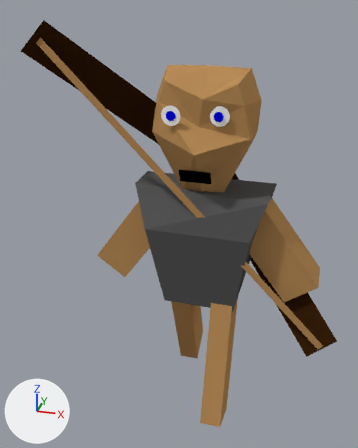
What one commit did to the Blender file King Of Kings Docs/Models/archer2.blend.
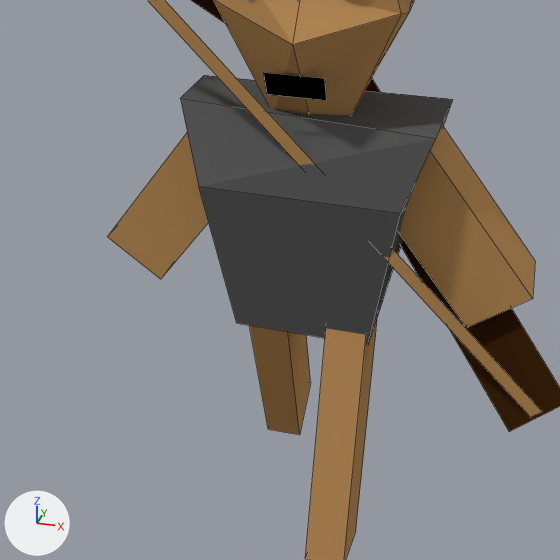
Each version is shown whole from a 50 mm lens placed at (1.6, -6.97, 7.03), pointed at (-0.47, 0.14, 3.46), then close up on the part from 12% to 93% of the width and 29% to 95% of the height. The lights are fixed; the arrows at lower left show +X, +Y and +Z. The close-ups show mesh edges as thin lines.
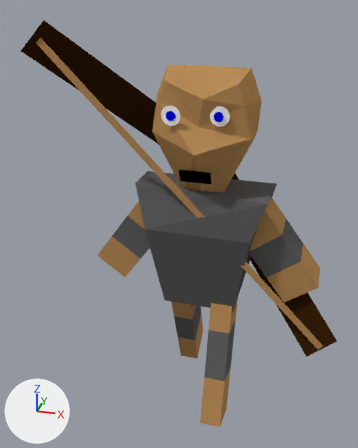
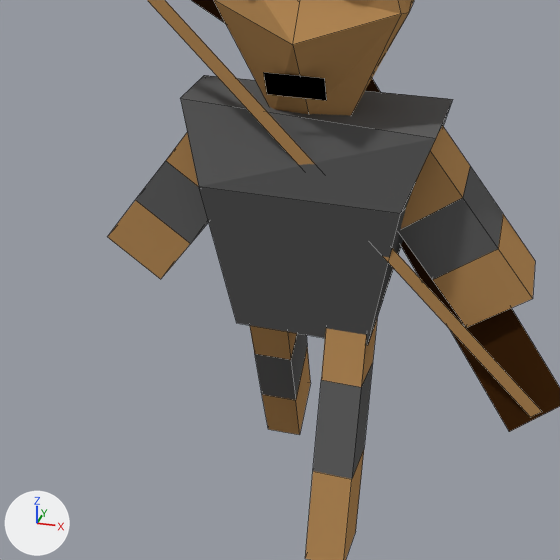
Changed parts and their boxes [x1, y1, x2, y2] in the close-ups (560 x 560 px):
part 1 of me_cube_004, built on
    both: [250, 325, 309, 403]
part 2 of me_cube_002, built on
    both: [399, 164, 507, 282]
part 3 of me_cube_003, built on
    both: [133, 146, 208, 246]
part 4 of me_cube_005, built on
    both: [310, 320, 377, 560]

The change, as a list of edits to the scene's bpy script:
```text
Change me_cube_004:
    where me_cube_004.from_pydata(...)  # 8 vertices, 6 faces; spans x -1.0..1.0, y -1.0..1.0, z -1.0..1.0
    used by ob_cube_004; location = (-0.39, 0.48, 1.44); rotation_euler = (0.455, 0.0262, 0.0549), in degrees (26, 1.5, 3.1); scale = (0.173, 0.308, 1.27)
    verts and faces of me_cube_004; kept vertices keep their numbers, new ones are numbered from 8
    me_cube_004 part 1
    add delete_faces([(0, 4, 5, 1), (1, 5, 6, 2), (2, 6, 7, 3), (0, 3, 7, 4)])
    add for new, old in zip([*range(8, 12)], [*range(0, 4)]): verts[new] = verts[old] + (0.0, 0.0, 0.67)
    add for new, old in zip([*range(12, 16)], [*range(4, 8)]): verts[new] = verts[old] + (0.0, 0.0, -0.67)
    add faces += [(0, 8, 9, 1), (1, 9, 10, 2), (2, 10, 11, 3), (0, 3, 11, 8), (4, 12, 15, 7), (6, 7, 15, 14)]  # mat_material_002 (orange #b98d59)
    add faces += [(5, 6, 14, 13), (4, 5, 13, 12)]  # mat_material_002 (orange #b98d59)
    add faces += [(8, 11, 15, 12), (10, 14, 15, 11), (9, 13, 14, 10), (8, 12, 13, 9)]  # mat_material_008 (dark grey #626262)
    add me_cube_004.materials.append(mat_material_008)  # dark grey #626262
Change me_cube_002:
    where me_cube_002.from_pydata(...)  # 8 vertices, 6 faces; spans x -1.0..1.0, y -1.0..1.0, z -1.0..1.0
    used by ob_cube_002; location = (1.14, 0.04, 3.32); rotation_euler = (0.0, -0.652, 0.0), in degrees (0, -37, 0); scale = (0.303, 0.303, 0.761)
    verts and faces of me_cube_002; kept vertices keep their numbers, new ones are numbered from 8
    me_cube_002 part 2
    add delete_faces([(0, 4, 5, 1), (1, 5, 6, 2), (2, 6, 7, 3), (0, 3, 7, 4)])
    add for new, old in zip([*range(8, 12)], [*range(0, 4)]): verts[new] = verts[old] + (0.0, 0.0, 0.67)
    add for new, old in zip([*range(12, 16)], [*range(4, 8)]): verts[new] = verts[old] + (0.0, 0.0, -0.67)
    add faces += [(0, 8, 9, 1), (1, 9, 10, 2), (2, 10, 11, 3), (0, 3, 11, 8), (4, 12, 15, 7), (6, 7, 15, 14)]  # mat_material_002 (orange #b98d59)
    add faces += [(5, 6, 14, 13), (4, 5, 13, 12)]  # mat_material_002 (orange #b98d59)
    add faces += [(8, 11, 15, 12), (10, 14, 15, 11), (9, 13, 14, 10), (8, 12, 13, 9)]  # mat_material_008 (dark grey #626262)
    add me_cube_002.materials.append(mat_material_008)  # dark grey #626262
Change me_cube_003:
    where me_cube_003.from_pydata(...)  # 8 vertices, 6 faces; spans x -1.0..1.0, y -1.0..1.0, z -1.0..1.0
    used by ob_cube_003; location = (-1.12, 0.04, 3.32); rotation_euler = (0.0, 0.625, 0.0), in degrees (0, 36, 0); scale = (0.303, 0.303, 0.761)
    verts and faces of me_cube_003; kept vertices keep their numbers, new ones are numbered from 8
    me_cube_003 part 3
    add delete_faces([(0, 4, 5, 1), (1, 5, 6, 2), (2, 6, 7, 3), (0, 3, 7, 4)])
    add for new, old in zip([*range(8, 12)], [*range(0, 4)]): verts[new] = verts[old] + (0.0, 0.0, 0.67)
    add for new, old in zip([*range(12, 16)], [*range(4, 8)]): verts[new] = verts[old] + (0.0, 0.0, -0.67)
    add faces += [(0, 8, 9, 1), (1, 9, 10, 2), (2, 10, 11, 3), (0, 3, 11, 8), (4, 12, 15, 7), (6, 7, 15, 14)]  # mat_material_002 (orange #b98d59)
    add faces += [(5, 6, 14, 13), (4, 5, 13, 12)]  # mat_material_002 (orange #b98d59)
    add faces += [(8, 11, 15, 12), (10, 14, 15, 11), (9, 13, 14, 10), (8, 12, 13, 9)]  # mat_material_008 (dark grey #626262)
    add me_cube_003.materials.append(mat_material_008)  # dark grey #626262
Change me_cube_005:
    where me_cube_005.from_pydata(...)  # 8 vertices, 6 faces; spans x -1.0..1.0, y -1.0..1.0, z -1.0..1.0
    used by ob_cube_005; location = (0.39, -0.31, 1.44); rotation_euler = (-0.264, 0.0, 0.0), in degrees (-15, 0, 0); scale = (0.173, 0.308, 1.27)
    verts and faces of me_cube_005; kept vertices keep their numbers, new ones are numbered from 8
    me_cube_005 part 4
    add delete_faces([(0, 4, 5, 1), (1, 5, 6, 2), (2, 6, 7, 3), (0, 3, 7, 4)])
    add for new, old in zip([*range(8, 12)], [*range(0, 4)]): verts[new] = verts[old] + (0.0, 0.0, 0.67)
    add for new, old in zip([*range(12, 16)], [*range(4, 8)]): verts[new] = verts[old] + (0.0, 0.0, -0.67)
    add faces += [(0, 8, 9, 1), (1, 9, 10, 2), (2, 10, 11, 3), (0, 3, 11, 8), (4, 12, 15, 7), (6, 7, 15, 14)]  # mat_material_002 (orange #b98d59)
    add faces += [(5, 6, 14, 13), (4, 5, 13, 12)]  # mat_material_002 (orange #b98d59)
    add faces += [(8, 11, 15, 12), (10, 14, 15, 11), (9, 13, 14, 10), (8, 12, 13, 9)]  # mat_material_008 (dark grey #626262)
    add me_cube_005.materials.append(mat_material_008)  # dark grey #626262
```
